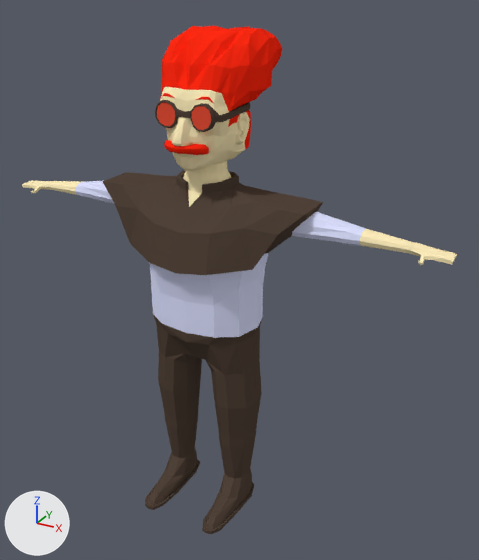
The Blender file Assets/Prefabs/Models/Player.blend, before and after one commit.
Before and after are seen from a 50 mm camera at (8.79, -13.83, 14.18) aimed at (0.77, 0.75, 6.89). The axes (+X, +Y, +Z) are drawn at lower left. The lights are the same throughout.
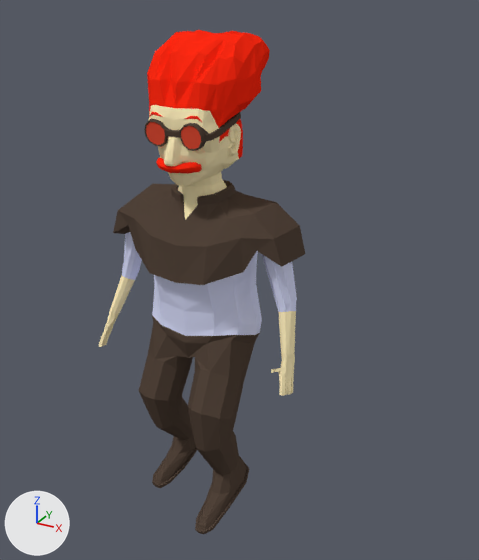
The newer file adds an action. The first version stands in its rest pose; the second is drawn at frame 1 of the action 'JumpRight'.

Diff of the bpy script that builds the scene:
```diff
--- a/Assets/Prefabs/Models/Player.blend.py
+++ b/Assets/Prefabs/Models/Player.blend.py
@@ bone_upper_arm_fk_r @@
 bone_upper_arm_fk_r = bpy.data.objects['rig'].pose.bones['upper_arm.fk.R']  # child of 'MCH-upper_arm.fk.R.socket2'
-bone_upper_arm_fk_r.rotation_quaternion = (1.0, 0.0, 0.0, 0.0)  # degrees (0, 0, 0)
+bone_upper_arm_fk_r.rotation_quaternion = (0.799, 0.152, 0.018, 0.582)  # degrees (15, -8, 71)
@@ bone_forearm_fk_r @@
 bone_forearm_fk_r = bpy.data.objects['rig'].pose.bones['forearm.fk.R']  # child of 'MCH-upper_arm_antistr.fk.R'
-bone_forearm_fk_r.rotation_euler = (0.0, 0.0, 0.0)  # degrees (0, 0, 0)
+bone_forearm_fk_r.rotation_euler = (0.401, 0.0, 0.0)  # degrees (23, 0, 0)
@@ bone_upper_arm_fk_l @@
 bone_upper_arm_fk_l = bpy.data.objects['rig'].pose.bones['upper_arm.fk.L']  # child of 'MCH-upper_arm.fk.L.socket2'
-bone_upper_arm_fk_l.rotation_quaternion = (1.0, 0.0, 0.0, 0.0)  # degrees (0, 0, 0)
+bone_upper_arm_fk_l.rotation_quaternion = (0.804, 0.134, 0.015, -0.579)  # degrees (12, 10, -70)
@@ bone_forearm_fk_l @@
 bone_forearm_fk_l = bpy.data.objects['rig'].pose.bones['forearm.fk.L']  # child of 'MCH-upper_arm_antistr.fk.L'
-bone_forearm_fk_l.rotation_euler = (0.0, 0.0, 0.0)  # degrees (0, 0, 0)
+bone_forearm_fk_l.rotation_euler = (0.367, 0.0, 0.0)  # degrees (21, 0, 0)
@@ bone_head @@
 bone_head = bpy.data.objects['rig'].pose.bones['head']  # child of 'MCH-head.socket2'
-bone_head.location = (0.0, 0.0, 0.0)
-bone_head.rotation_quaternion = (1.0, 0.0, 0.0, 0.0)  # degrees (0, 0, 0)
+bone_head.location = (0.02, 0.28, 0.07)
+bone_head.rotation_quaternion = (0.999, 0.04, -0.002, -0.001)  # degrees (5, 0, 0)
@@ bone_foot_ik_r @@
 bone_foot_ik_r = bpy.data.objects['rig'].pose.bones['foot.ik.R']  # child of 'root'
-bone_foot_ik_r.location = (0.0, 0.0, 0.0)
-bone_foot_ik_r.rotation_quaternion = (1.0, 0.0, 0.0, 0.0)  # degrees (0, 0, 0)
+bone_foot_ik_r.location = (-0.02, 0.37, 0.69)
+bone_foot_ik_r.rotation_quaternion = (0.996, -0.084, 0.0, -0.013)  # degrees (-10, 0, -1)
@@ bone_foot_ik_l @@
 bone_foot_ik_l = bpy.data.objects['rig'].pose.bones['foot.ik.L']  # child of 'root'
-bone_foot_ik_l.location = (0.0, 0.0, 0.0)
-bone_foot_ik_l.rotation_quaternion = (1.0, 0.0, 0.0, 0.0)  # degrees (0, 0, 0)
+bone_foot_ik_l.location = (-0.04, -0.47, 0.61)
+bone_foot_ik_l.rotation_quaternion = (0.99, -0.141, 0.001, -0.013)  # degrees (-16, 0, -1)
@@ bone_torso @@
 bone_torso = bpy.data.objects['rig'].pose.bones['torso']  # child of 'root'
-bone_torso.location = (0.0, 0.0, 0.0)
+bone_torso.location = (0.0, -0.07, -0.21)
@@ bone_chest @@
 bone_chest = bpy.data.objects['rig'].pose.bones['chest']  # child of 'torso'
-bone_chest.rotation_quaternion = (1.0, 0.0, 0.0, 0.0)  # degrees (0, 0, 0)
+bone_chest.rotation_quaternion = (0.999, 0.033, 0.002, 0.0)  # degrees (4, 0, 0)
```

Where the change shows, as pixel boxes (x1, y1, x2, y2) in the pictures (479 x 560 px):
'Cube', posed (53% narrower)
    before: (22, 26, 457, 534)
    after: (99, 30, 305, 534)
